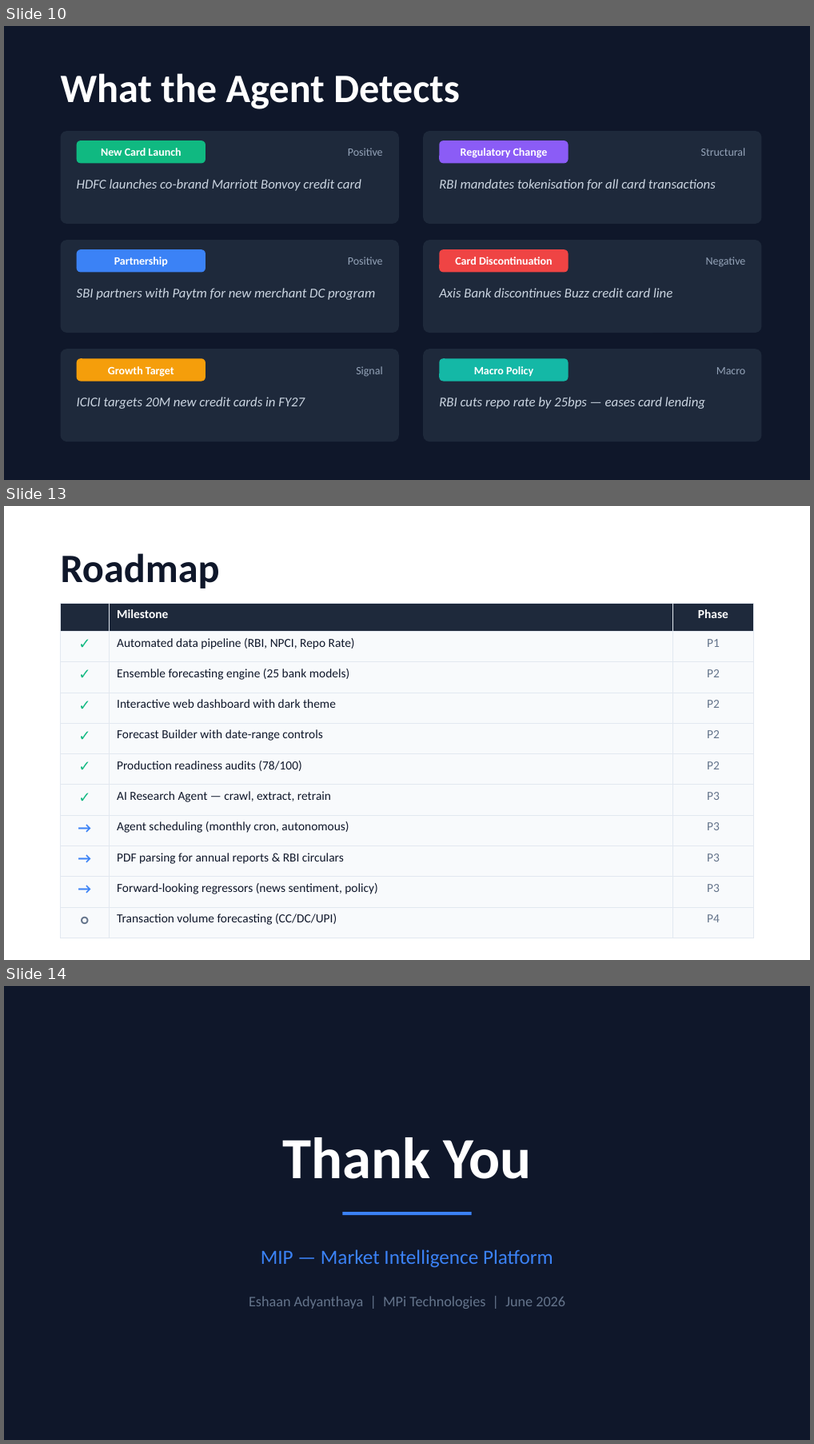
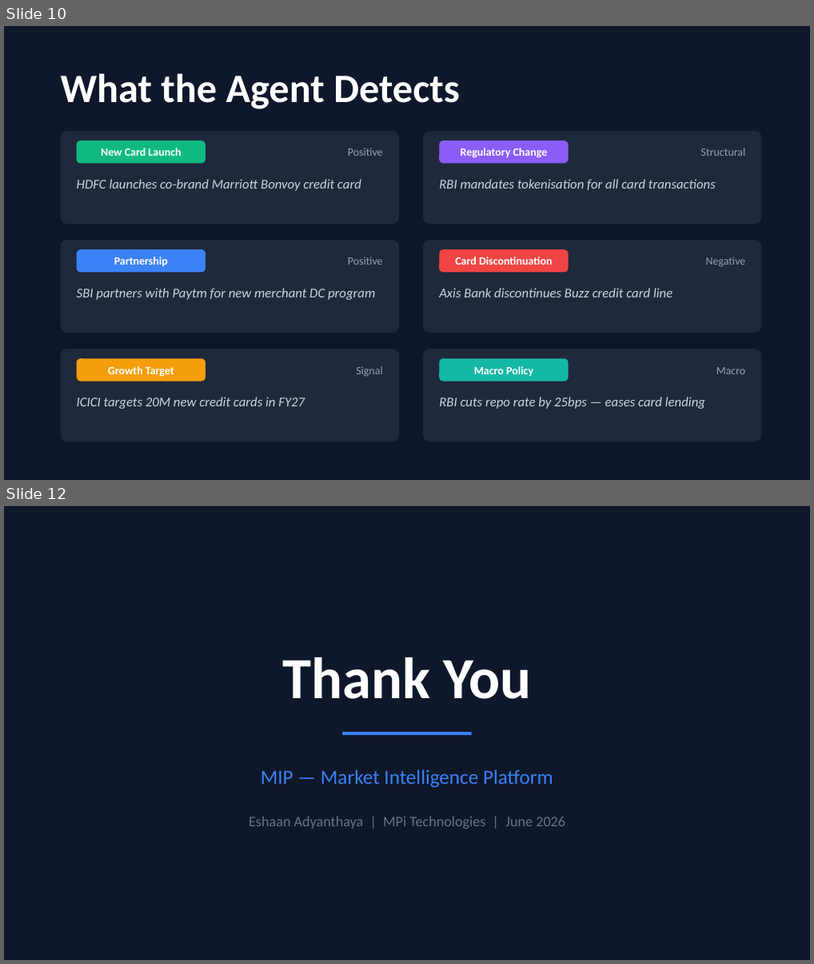
Before and after one commit to Eshaan0110/MPi-mip, a slide deck: reports/MIP_Presentation.pptx. Shown one above the other, each under a label of ours: slides 10, 13 and 14 before the commit, slides 10 and 12 after it; the slides between them are not shown. The pictures are 814x1444 and 814x964 pixels, drawn with LibreOffice and Linux fonts; fonts in the diff are those of the drawing. Boxes give left, top, right and bottom in pixels: in the first picture for what was removed or moved away, otherwise in the second. Text is boxed around its words. In the diff, an @@ line names an element or a change of style, - is before the commit and + after.

Commit message:
chore: updated for phase 3

```diff
--- a/reports/MIP_Presentation.pptx
+++ b/reports/MIP_Presentation.pptx
@@ slide 13 removed at bbox=[4, 506, 810, 960], background #FFFFFF @@
@@ text removed at bbox=[61, 553, 220, 588] @@
-Roadmap
@@ table removed at bbox=[61, 603, 754, 928], 11 rows, 3 columns @@
- | Milestone | Phase
-✓ | Automated data pipeline (RBI, NPCI, Repo Rate) | P1
-✓ | Ensemble forecasting engine (25 bank models) | P2
-✓ | Interactive web dashboard with dark theme | P2
-✓ | Forecast Builder with date-range controls | P2
-✓ | Production readiness audits (78/100) | P2
-✓ | AI Research Agent — crawl, extract, retrain | P3
-→ | Agent scheduling (monthly cron, autonomous) | P3
-→ | PDF parsing for annual reports & RBI circulars | P3
-→ | Forward-looking regressors (news sentiment, policy) | P3
-○ | Transaction volume forecasting (CC/DC/UPI) | P4
@@ what was slide 14 is now slide 12 @@
```
Also in this commit, not shown: 1 slide changed, 1 other slide removed, 3 other files.
